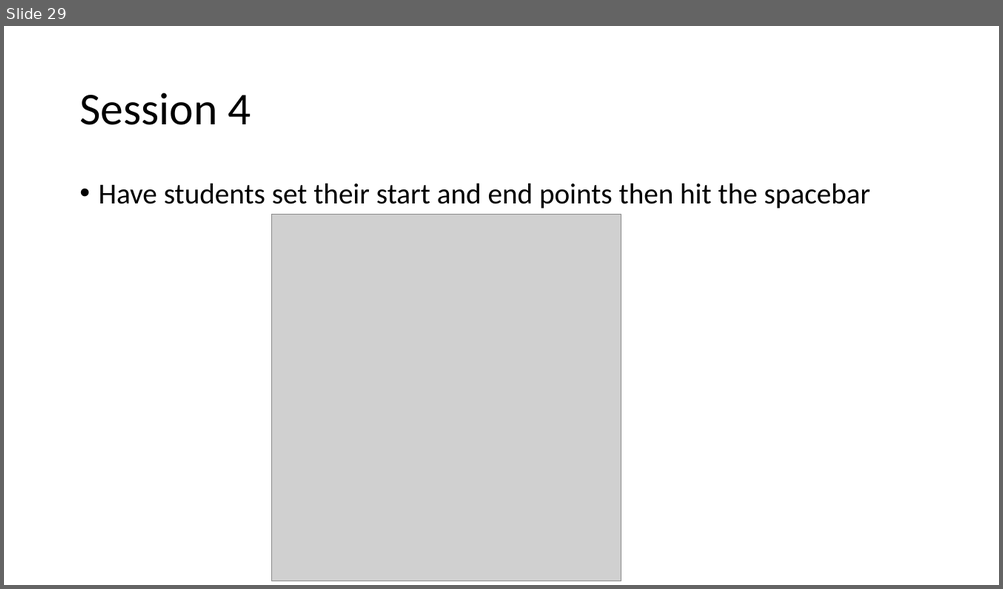
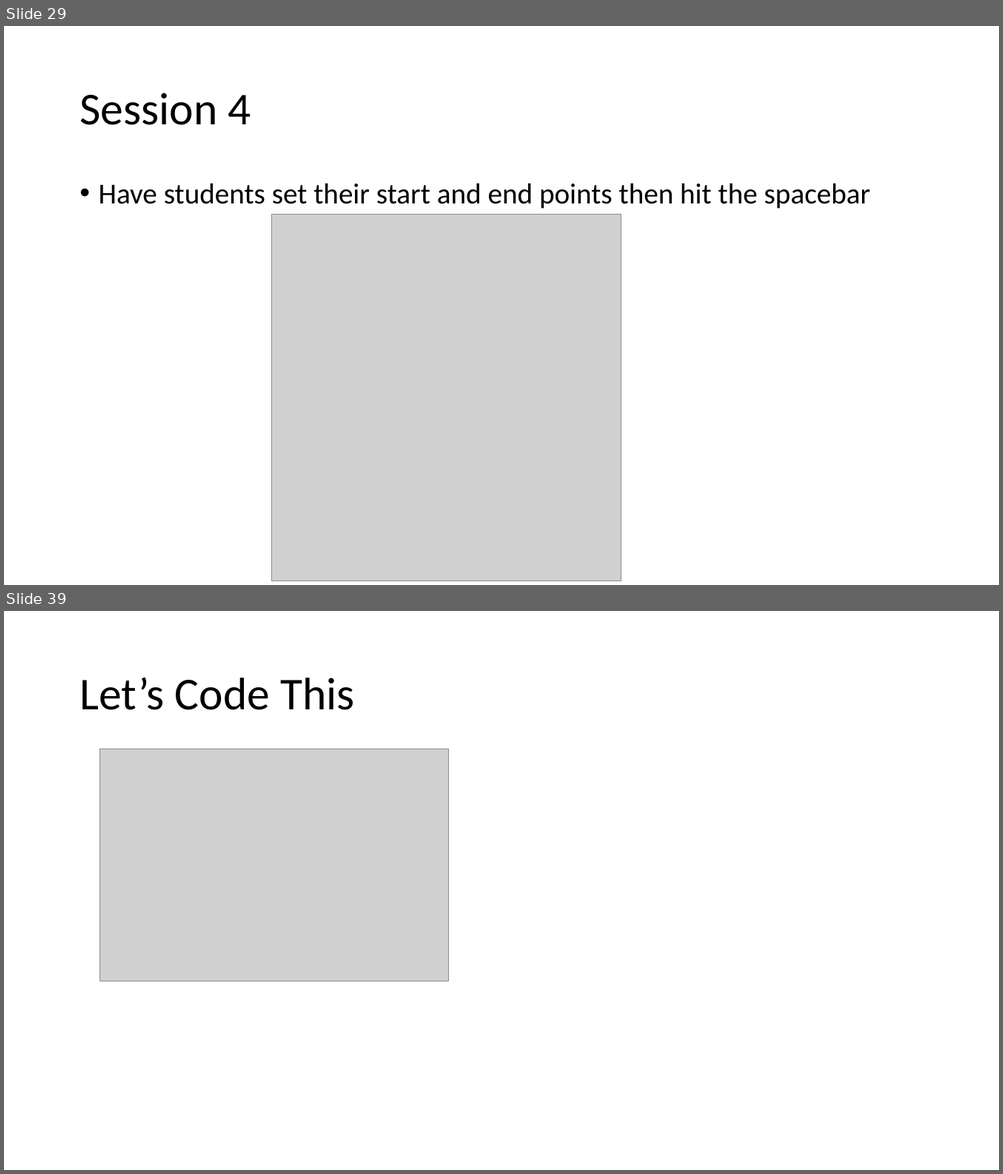
Before and after one commit to SpaceCadetShep0727/BiR-intro-to-AI, a slide deck: BiR Intro to AI Slides/BiR Intro to AI TA Slides.pptx. Shown one above the other, each under a label of ours: slide 29 before the commit, slides 29 and 39 after it; the slides between them are not shown. The pictures are 1003x589 and 1003x1174 pixels, drawn with LibreOffice and Linux fonts; fonts in the diff are those of the drawing; grey boxes stand for pictures. Boxes give left, top, right and bottom in pixels: in the first picture for what was removed or moved away, otherwise in the second. Text is boxed around its words. In the diff, an @@ line names an element or a change of style, - is before the commit and + after.

```diff
--- a/BiR Intro to AI Slides/BiR Intro to AI TA Slides.pptx
+++ b/BiR Intro to AI Slides/BiR Intro to AI TA Slides.pptx
@@ slide 39 added at [4, 611, 999, 1170], background #FFFFFF @@
@@ title added at [79, 678, 355, 710], 44 pt, text #000000 @@
+Let’s Code This
@@ picture added at [100, 749, 449, 981] @@
```
Also in this commit, not shown: 9 other slides added.
